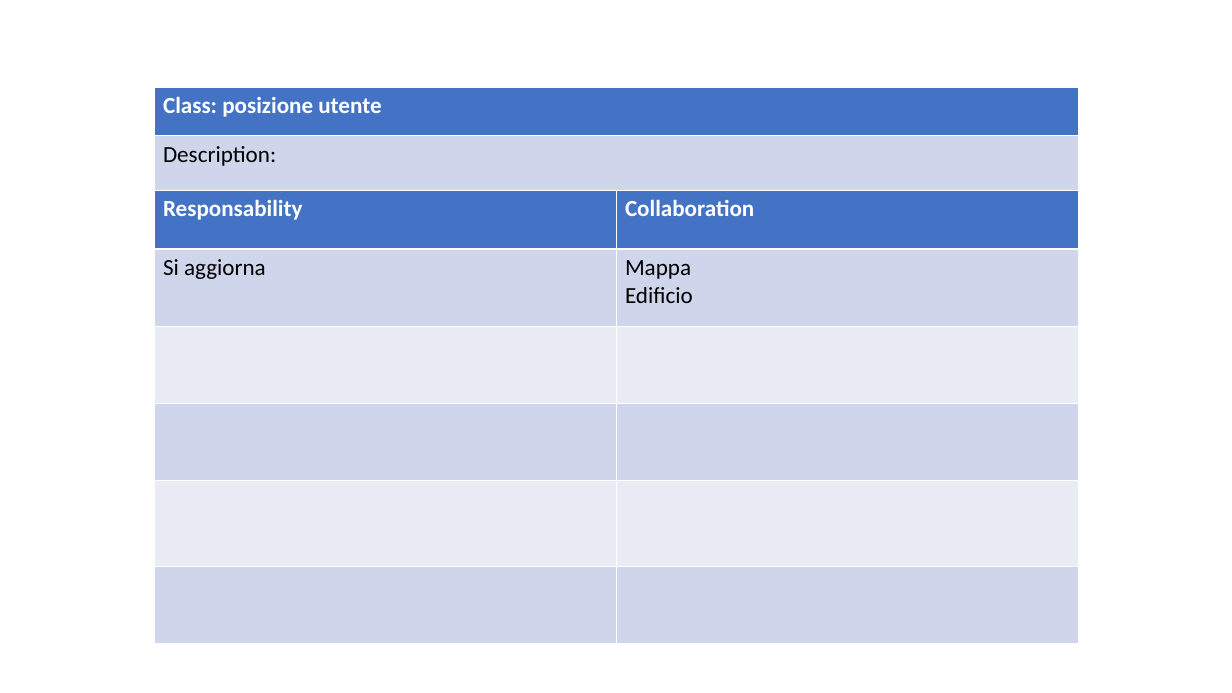
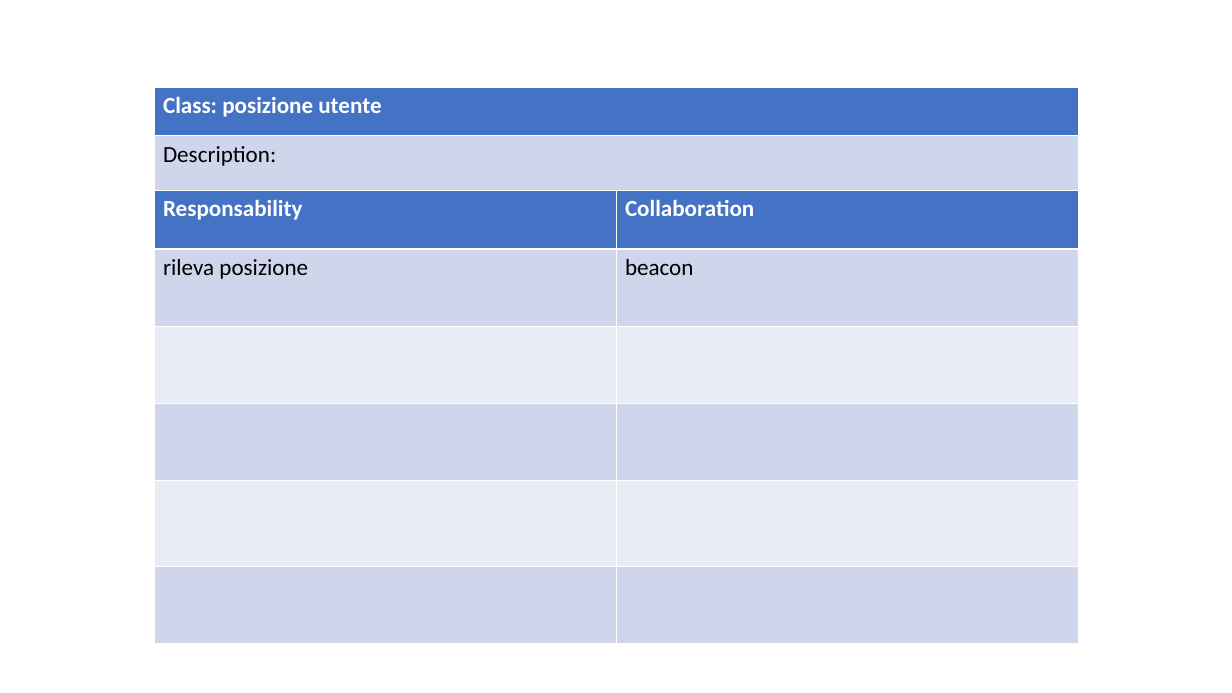
Before and after one commit to ecorradini/ProgettoIDS, a slide deck: slide 6 of AnalisiRequisiti/CRC/UT2/ClassiDiAnalisiUT2.ppt. Drawn at 1232x693 pixels with LibreOffice and Linux fonts; fonts in the diff are those of the drawing. Boxes give left, top, right and bottom in pixels: in the first picture for what was removed or moved away, otherwise in the second. Text is boxed around its words. In the diff, an @@ line names an element or a change of style, - is before the commit and + after.

```diff
--- a/AnalisiRequisiti/CRC/UT2/ClassiDiAnalisiUT2.ppt
+++ b/AnalisiRequisiti/CRC/UT2/ClassiDiAnalisiUT2.ppt
@@ table at (154,189,1078,643) @@
-row 2, column 1: Si aggiorna
+row 2, column 1: rileva posizione
-row 2, column 2: Mappa / Edificio
+row 2, column 2: beacon
```
Also in this commit, not shown: 5 other slides changed, 2 slides added, 1 slide removed, 1 other file.
